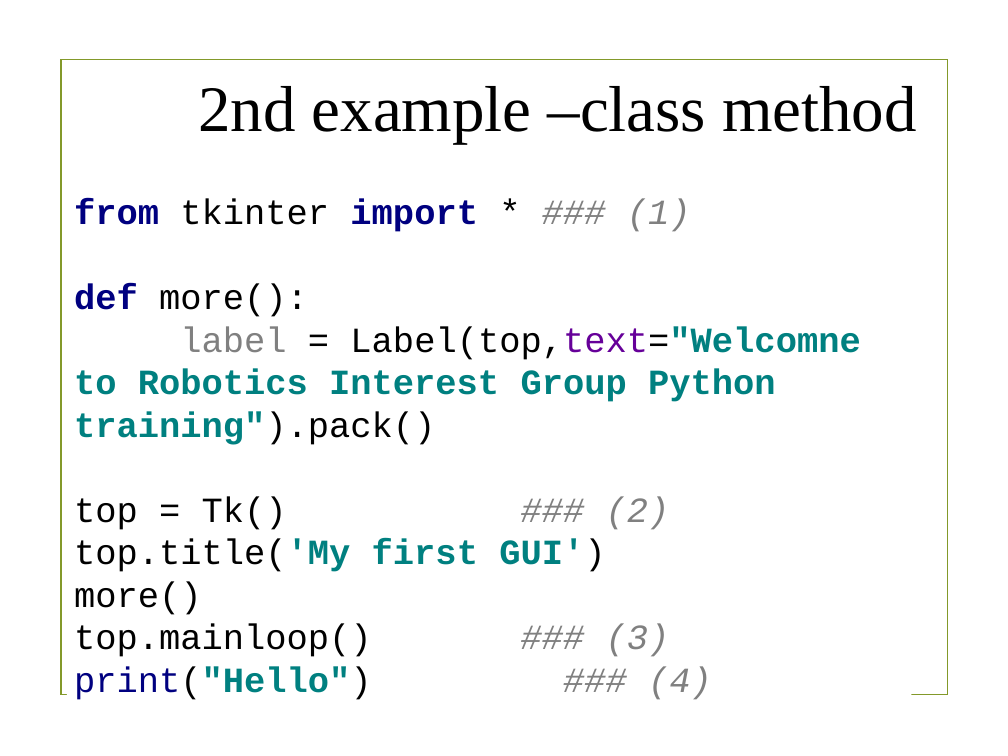
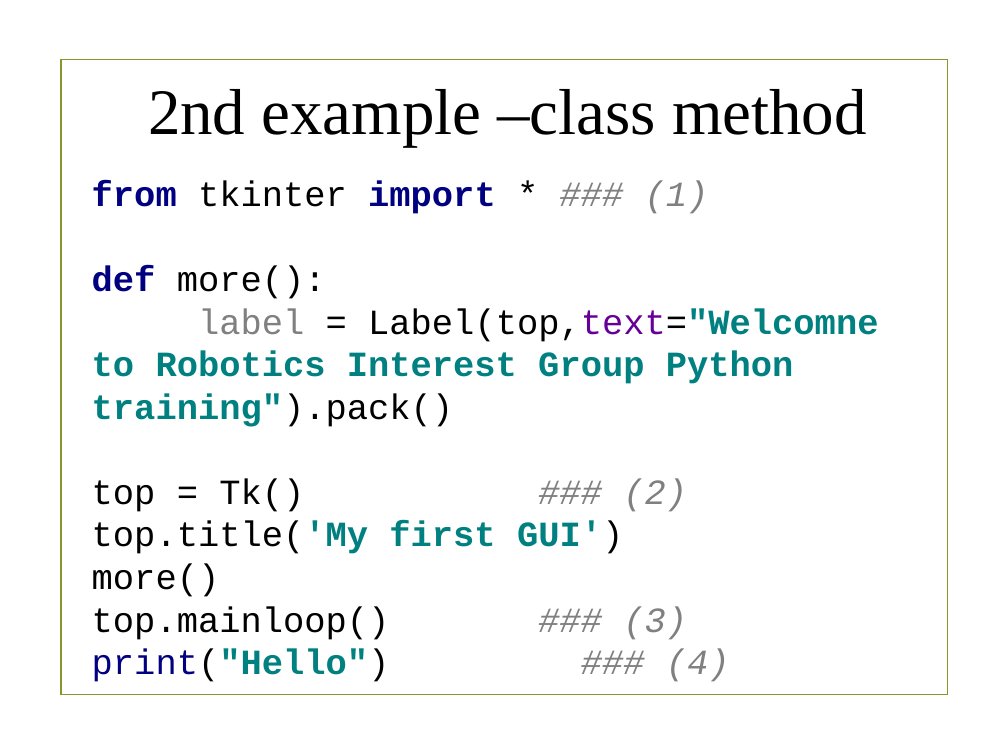
Before and after one commit to NYP-RoboticsSG/Robotics-Sharing, a slide deck: slide 9 of tkinterinterest group.pptx. Drawn at 1008x756 pixels with LibreOffice and Linux fonts; fonts in the diff are those of the drawing; background and template pictures are left out. Boxes give left, top, right and bottom in pixels: in the first picture for what was removed or moved away, otherwise in the second. Text is boxed around its words. In the diff, an @@ line names an element or a change of style, - is before the commit and + after.

```diff
--- a/tkinterinterest group.pptx
+++ b/tkinterinterest group.pptx
@@ title "2nd example –class method": place and size @@
-title "2nd example –class method" at [198, 86, 917, 143]
+title "2nd example –class method" at [148, 89, 867, 147]
@@ text "from tkinter import * ### ...": place and size @@
-text "from tkinter import * ### ..." at [74, 199, 860, 700]
+text "from tkinter import * ### ..." at [92, 181, 878, 682]
```
Also in this commit, not shown: 3 other slides changed, 2 other files.
